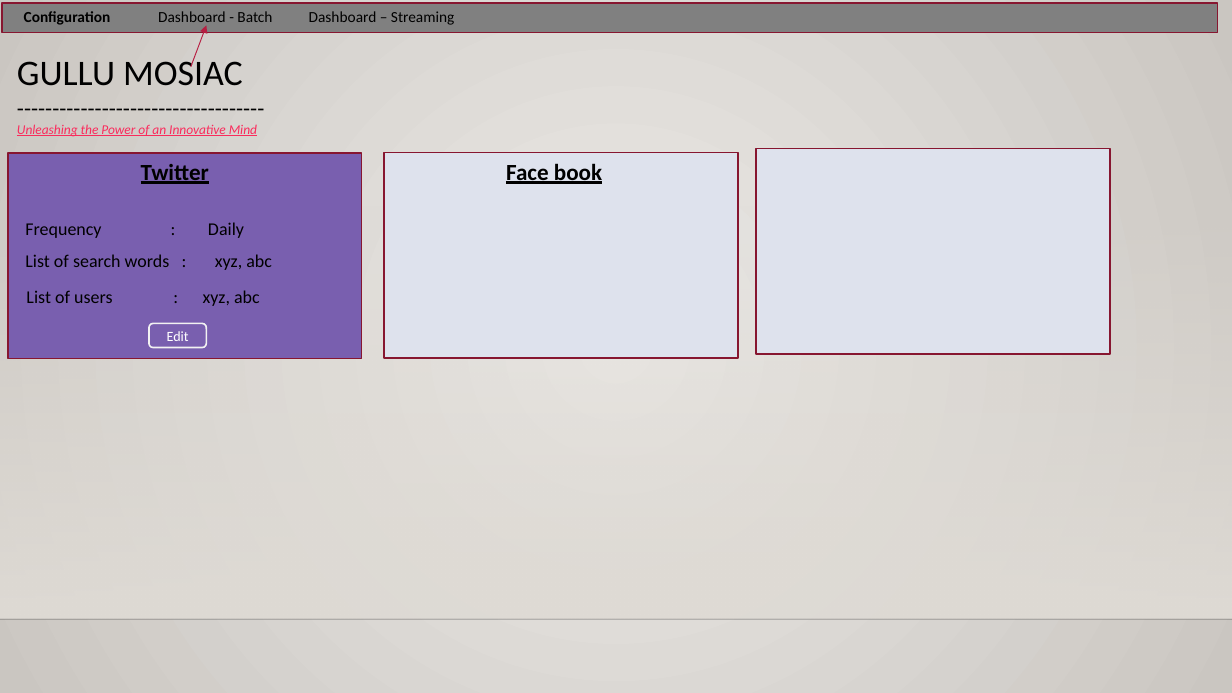
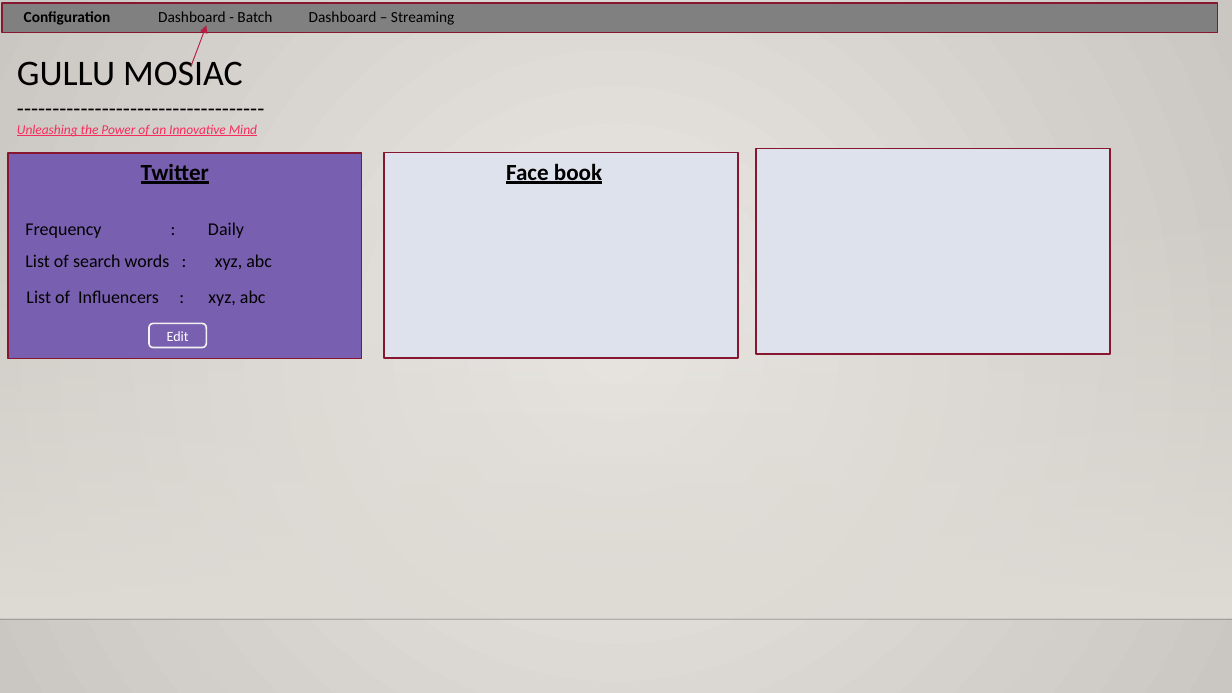
Before and after one commit to kunduruanil/SocialMedia, a slide deck: slide 8 of docs/GULLU.pptx. Drawn at 1232x693 pixels with LibreOffice and Linux fonts; fonts in the diff are those of the drawing; background and template pictures are left out. Boxes give left, top, right and bottom in pixels: in the first picture for what was removed or moved away, otherwise in the second. Text is boxed around its words. In the diff, an @@ line names an element or a change of style, - is before the commit and + after.

```diff
--- a/docs/GULLU.pptx
+++ b/docs/GULLU.pptx
@@ text at (x1=26, y1=290, x2=266, y2=306): text changed @@
-List of users : xyz, abc
+List of Influencers : xyz, abc
```
Also in this commit, not shown: 4 other slides changed, 6 other files.
